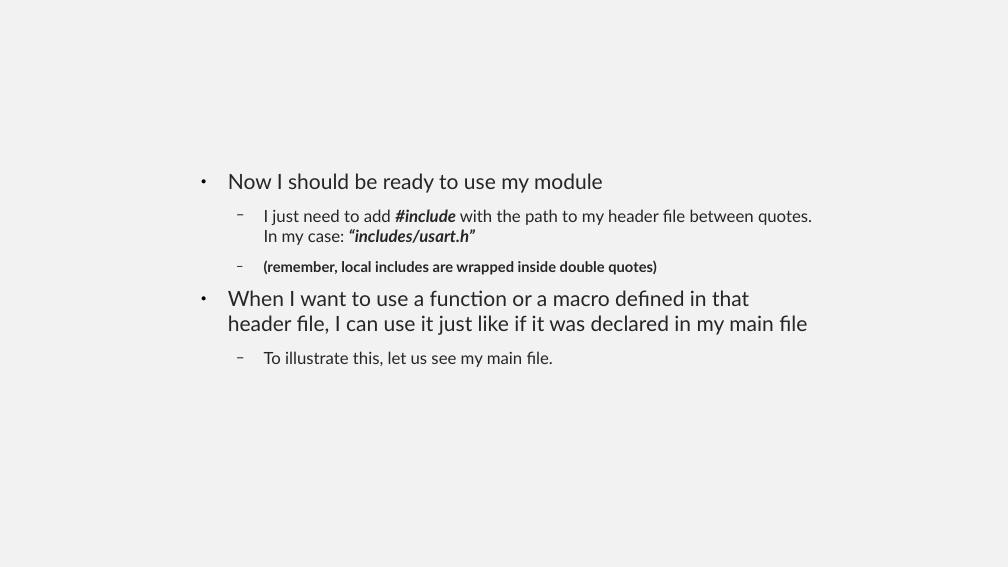
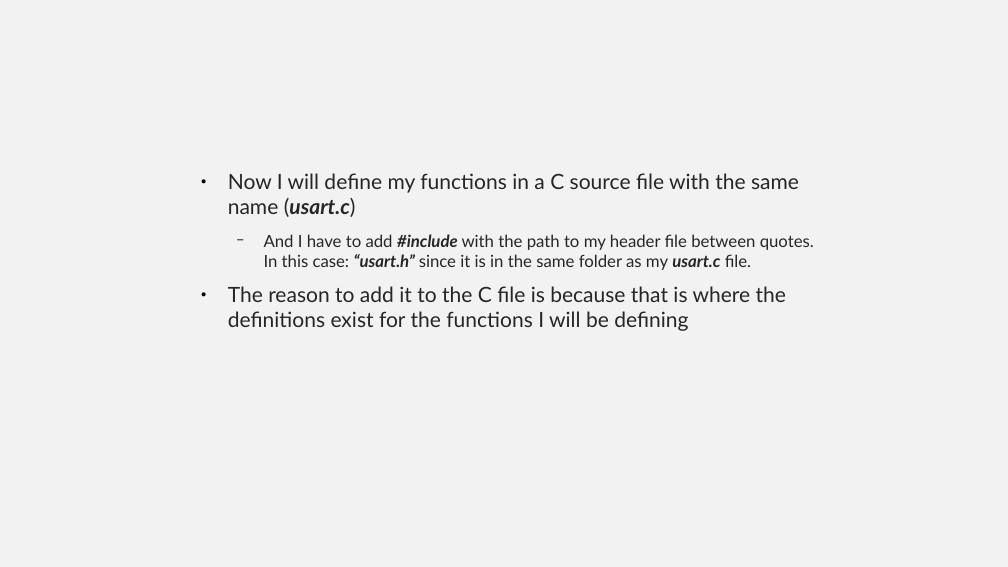
Before and after one commit to Equihua2211/I7266, a slide deck: slide 44 of 001_Slides/08_UART-USART.odp (slide 45 before the commit). Drawn at 1008x567 pixels with LibreOffice and Linux fonts; fonts in the diff are those of the drawing. Boxes give left, top, right and bottom in pixels: in the first picture for what was removed or moved away, otherwise in the second. Text is boxed around its words. In the diff, an @@ line names an element or a change of style, - is before the commit and + after.

```diff
--- a/001_Slides/08_UART-USART.odp
+++ b/001_Slides/08_UART-USART.odp
@@ text at (228,173,814,331): text changed @@
-● Now I should be ready to use my module
-  − I just need to add #include with the path to my header file between quotes. In my case: “includes/usart.h”
-  − (remember, local includes are wrapped inside double quotes)
-● When I want to use a function or a macro defined in that header file, I can use it just like if it was declared in my main file
-  − To illustrate this, let us see my main file.
+● Now I will define my functions in a C source file with the same name (usart.c)
+  − And I have to add #include with the path to my header file between quotes. In this case: “usart.h” since it is in the same folder as my usart.c file.
+● The reason to add it to the C file is because that is where the definitions exist for the functions I will be defining
```
Also in this commit, not shown: 5 other slides changed, 6 slides added, 16 slides removed, 2 other files.
